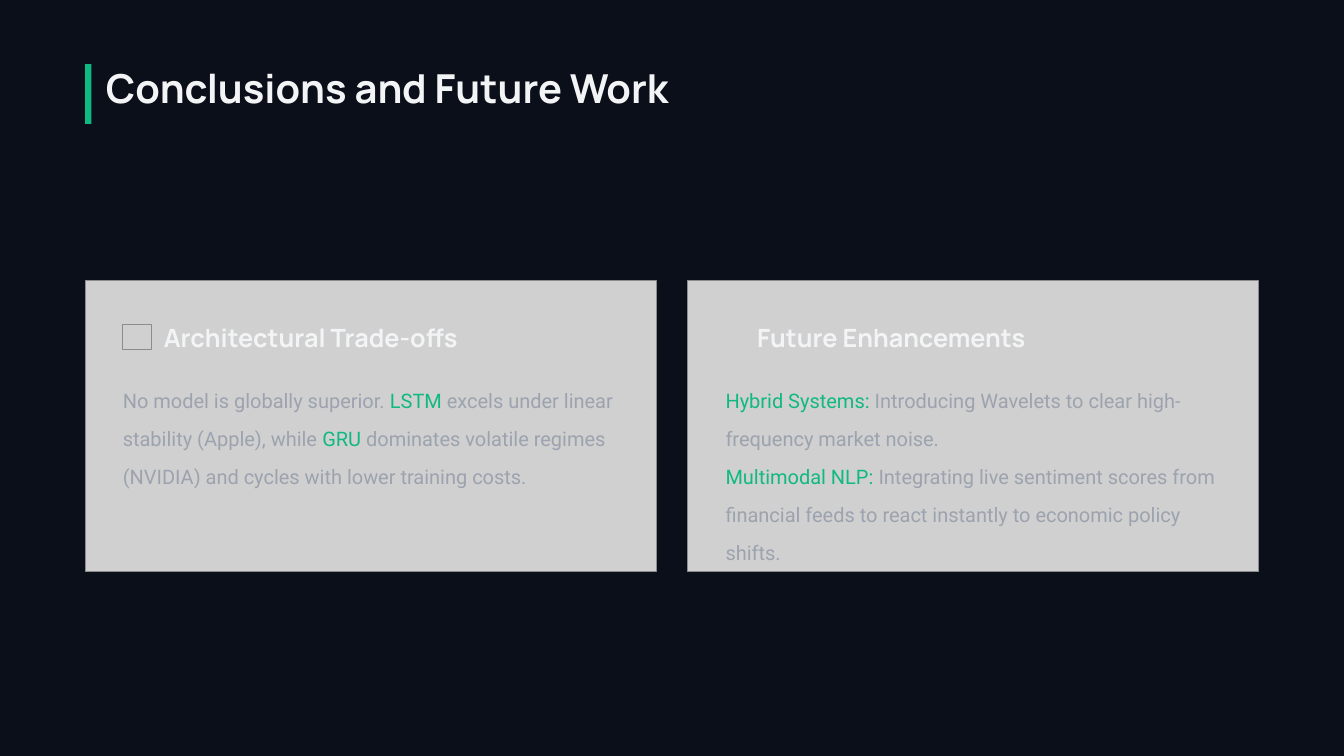
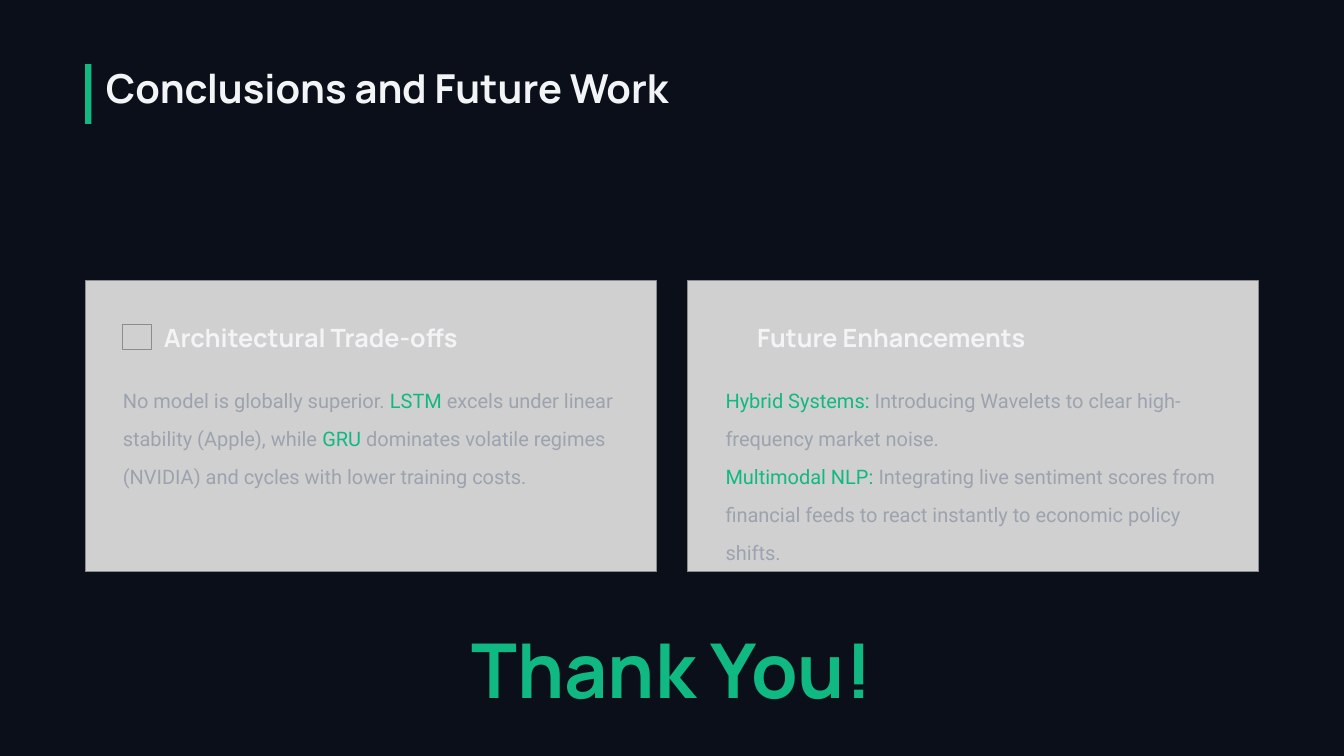
Before and after one commit to DenisNedelcu01/Disertatie, a slide deck: slide 14 of NedelcuAndreiDenis_ISB_CatalinCerbulescu_presentation.pptx. Drawn at 1344x756 pixels with LibreOffice and Linux fonts; fonts in the diff are those of the drawing; grey boxes stand for pictures; background and template pictures are left out. Boxes give left, top, right and bottom in pixels: in the first picture for what was removed or moved away, otherwise in the second. Text is boxed around its words. In the diff, an @@ line names an element or a change of style, - is before the commit and + after.

Commit message:
updated presentation

```diff
--- a/NedelcuAndreiDenis_ISB_CatalinCerbulescu_presentation.pptx
+++ b/NedelcuAndreiDenis_ISB_CatalinCerbulescu_presentation.pptx
@@ text added at box(471, 643, 872, 699), 54 pt, text #10B981, bold @@
+Thank You!
```
Also in this commit, not shown: 1 other slide changed, 1 slide removed.
